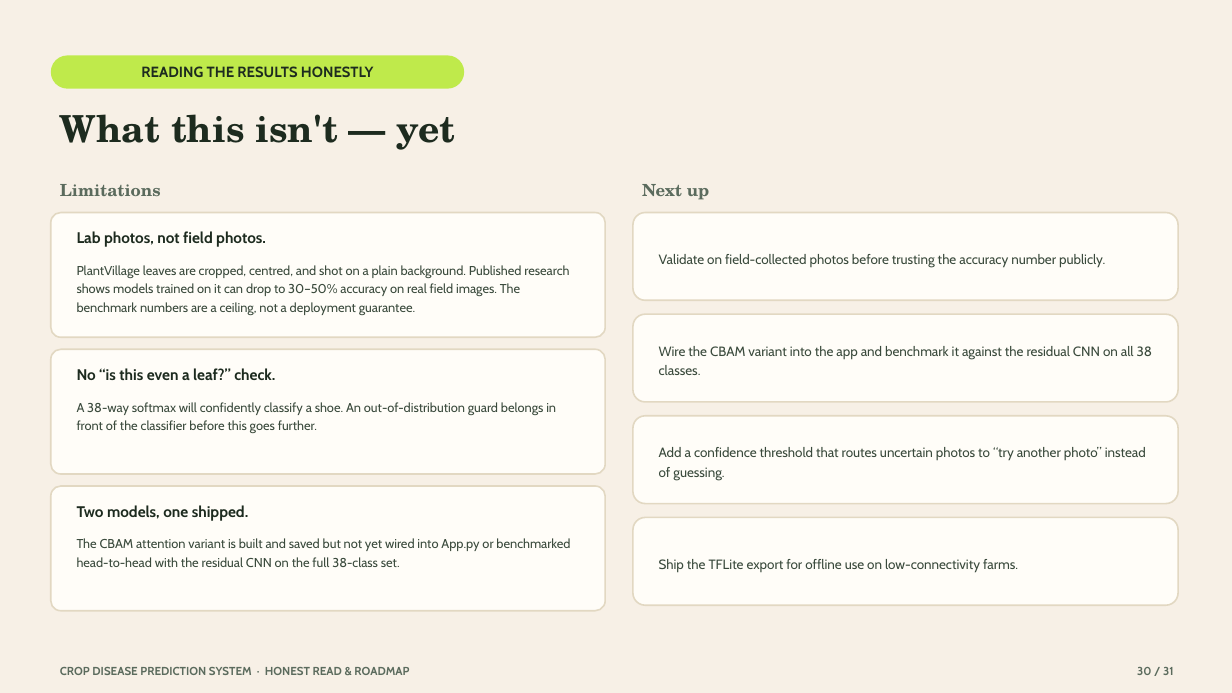
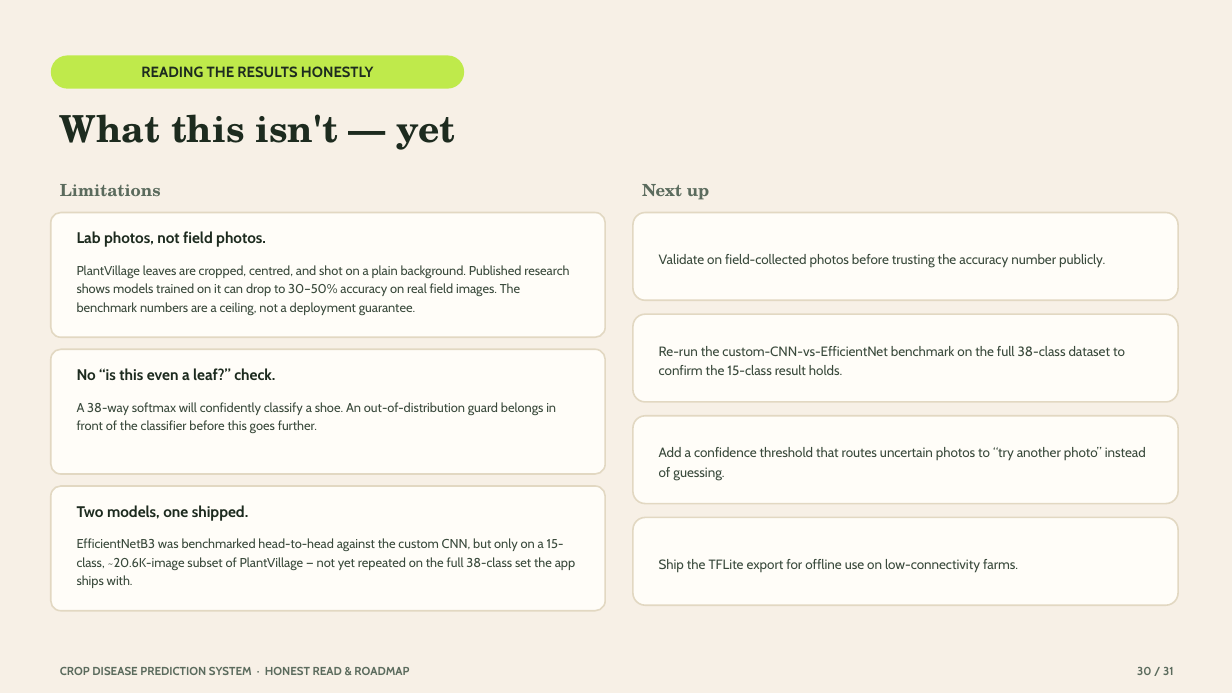
Before and after one commit to devSaksham/crop-disease-detection, a slide deck: slide 30 of presentation/Crop_Disease_Prediction_System.pptx. Drawn at 1232x693 pixels with LibreOffice and Linux fonts; fonts in the diff are those of the drawing. Boxes give left, top, right and bottom in pixels: in the first picture for what was removed or moved away, otherwise in the second. Text is boxed around its words. In the diff, an @@ line names an element or a change of style, - is before the commit and + after.

```diff
--- a/presentation/Crop_Disease_Prediction_System.pptx
+++ b/presentation/Crop_Disease_Prediction_System.pptx
@@ text at <box>659,346,1125,375</box>: text changed @@
-Wire the CBAM variant into the app and benchmark it against the residual CNN on all 38 classes.
+Re-run the custom-CNN-vs-EfficientNet benchmark on the full 38-class dataset to confirm the 15-class result holds.
@@ text at <box>77,538,575,588</box>: text changed @@
-The CBAM attention variant is built and saved but not yet wired into App.py or benchmarked head-to-head with the residual CNN on the full 38-class set.
+EfficientNetB3 was benchmarked head-to-head against the custom CNN, but only on a 15-class, ~20.6K-image subset of PlantVillage — not yet repeated on the full 38-class set the app ships with.
```
Also in this commit, not shown: 2 other slides changed, 1 other file.
